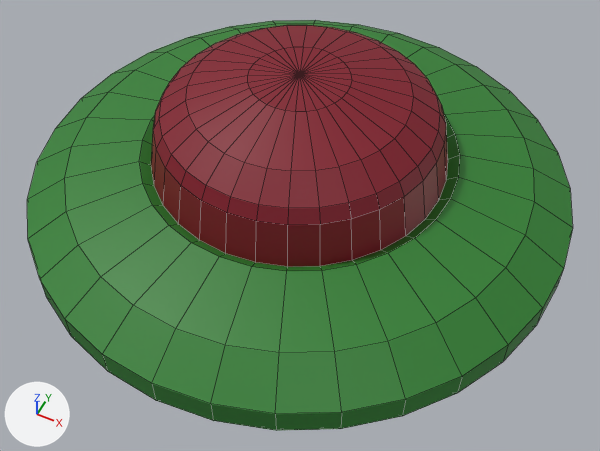
Renders of the FBX model Assets/Models/Mine.fbx from each side of a commit.
The view is the same before and after, from a 50 mm lens placed at (0.521, -1.041, 1.187), pointed at (0.053, -0.105, 0.017). Lighting does not change. The marker at lower left points along +X, +Y and +Z. Mesh edges are drawn as thin lines. Where no turn or scale is listed for an object, it has been applied to the vertices.
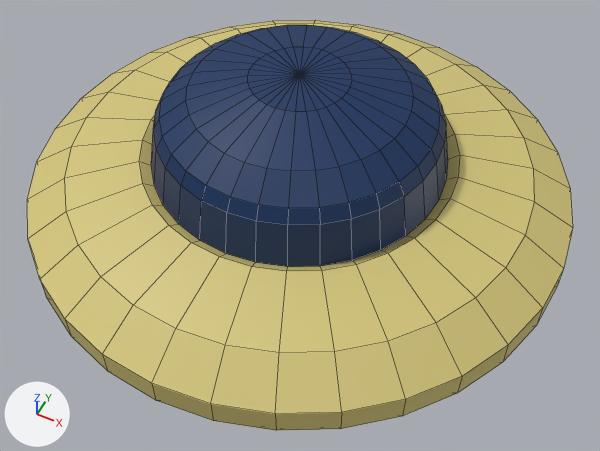
Location of each change, (x1, y1, x2, y2) in pixels of the pictures (600 x 451 px):
```json
{"object": "Cylinder", "change": "surface changed", "before": [27, 20, 573, 431], "after": [27, 20, 573, 431]}
```

Edits to the scene script, one JSON object a line:
```json
{"op": "add", "block": "img_pallete_png", "code": ["img_pallete_png = load_image('Pallete.png', '../Textures/Pallete.png', 256, 128, 'sRGB')"]}
{"op": "set", "path": "mat_material_001.texture", "old": "img_minetexture_png", "new": "img_pallete_png"}
{"block": "me_cylinder", "where": "me_cylinder.from_pydata(...)  # 322 vertices, 352 faces; spans x -0.525..0.525, y -0.525..0.525, z -0.035..0.281"}
{"block": "me_cylinder", "where": "# used by ob_cylinder; location = (0.0, 0.0, 0.0)"}
{"block": "me_cylinder", "change": "me_cylinder part 1: texture (UV) coordinates of 352 of 352 faces, centred in x -0.52..0.52, y -0.52..0.52, z -0.035..0.275, changed; they spanned u 0.05..0.88, v 0.23..0.76 and now span u 0.12..0.92, v 0.63..0.87"}
```
